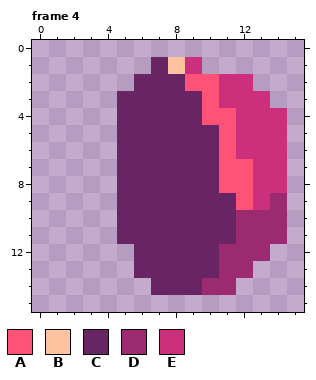
A pixel-art file gets an edit: Sprites/InteractableObjectSprites/JumpPeg.aseprite. The picture above is the old version.
16x16 pixels, 5 frames. Shown: frame 4. The commit also changed other frames, which this record leaves out.
Palette (. is transparent): A #ff5277  B #ffc2a1  C #692464  D #9c2a70  E #cc2f7b
Pixels before, frame 4, first column x 5:
 1 ..CBE.....
 2 .CCCAAEE..
 3 CCCCCAEEE.
 4 CCCCCAAEEE
 5 CCCCCCAEEE
 6 CCCCCCAEEE
 7 CCCCCCAAEE
 8 CCCCCCAAEE
 9 CCCCCCCAED
10 CCCCCCCDDD
11 CCCCCCCDDD
12 .CCCCCDDD.
13 .CCCCCDD..
14 ..CCCDD...
Now the later version:
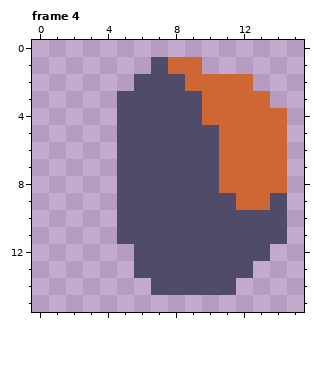
The edit:
colour A: #ff5277 -> #cf6735
colour D: #9c2a70 -> #504b68
Changed rows in their new state; - is a pixel that keeps its letter.
Frame 4:
first column x 5:
 1 --DAA-----
 2 -DDD--AA--
 3 DDDDD-AAA-
 4 DDDDD--AAA
 5 DDDDDD-AAA
 6 DDDDDD-AAA
 7 DDDDDD--AA
 8 DDDDDD--AA
 9 DDDDDDD-A-
10 DDDDDDD---
11 DDDDDDD---
12 -DDDDD----
13 -DDDDD----
14 --DDD-----
Pixel boxes of the changes (left, top, right, bottom) in both pictures:
changed: (117, 57, 287, 295)
